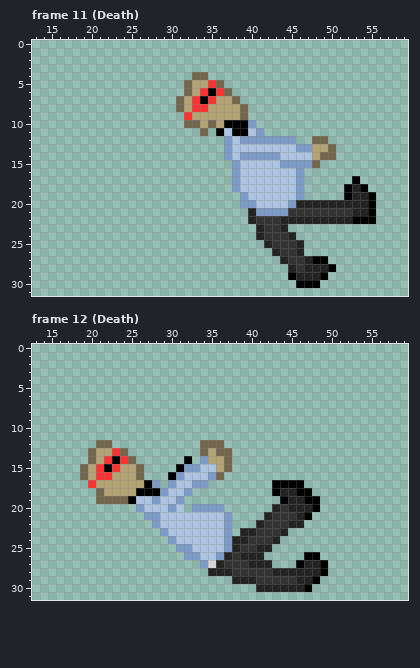
Pixel-art file, stored at Assets/Artwork/DeathGuy.aseprite. Above: the version before the commit.
64x32 pixels, 13 frames. Shown: frame 11 (Death): x 13..59, y 0..31; frame 12 (Death): x 13..59, y 0..31. The commit also changed other frames, which this record leaves out.
After the commit:
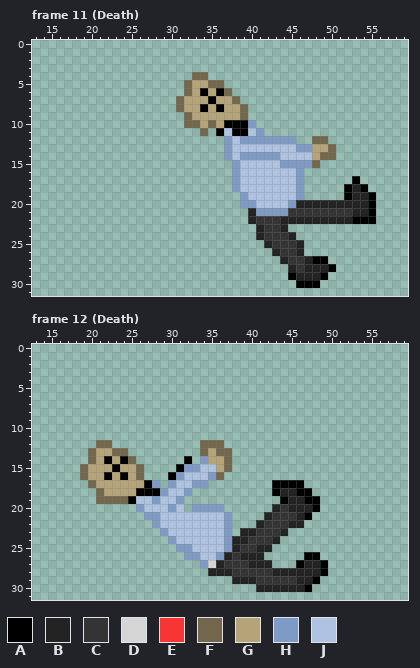
Palette (. is transparent): A #000000  B #232323  C #343434  D #d5d5d5  E #f73535  F #73684d  G #b6a479  H #7e9bc5  J #aec3e2
The exact change:
layer "Red Glasses" now hidden
Frame 11 (Death):
y 5: x 35 E -> F
y 6: x 34..36 EAE -> AGA
y 7: x 33..35 EAE -> GGA
y 8: x 33..34 EE -> GA; x 36 G -> A
y 9: x 32 E -> F
Frame 12 (Death):
y 13: x 23 E -> F
y 14: x 22..24 EAE -> AGA
y 15: x 21..23 EAE -> GGA
y 16: x 21..22 EE -> GA; x 24 G -> A
y 17: x 20 E -> F
Where, in picture pixels (left, top, right, bottom), the same in both pictures:
changed: (184, 80, 224, 120)
changed: (88, 448, 128, 488)
